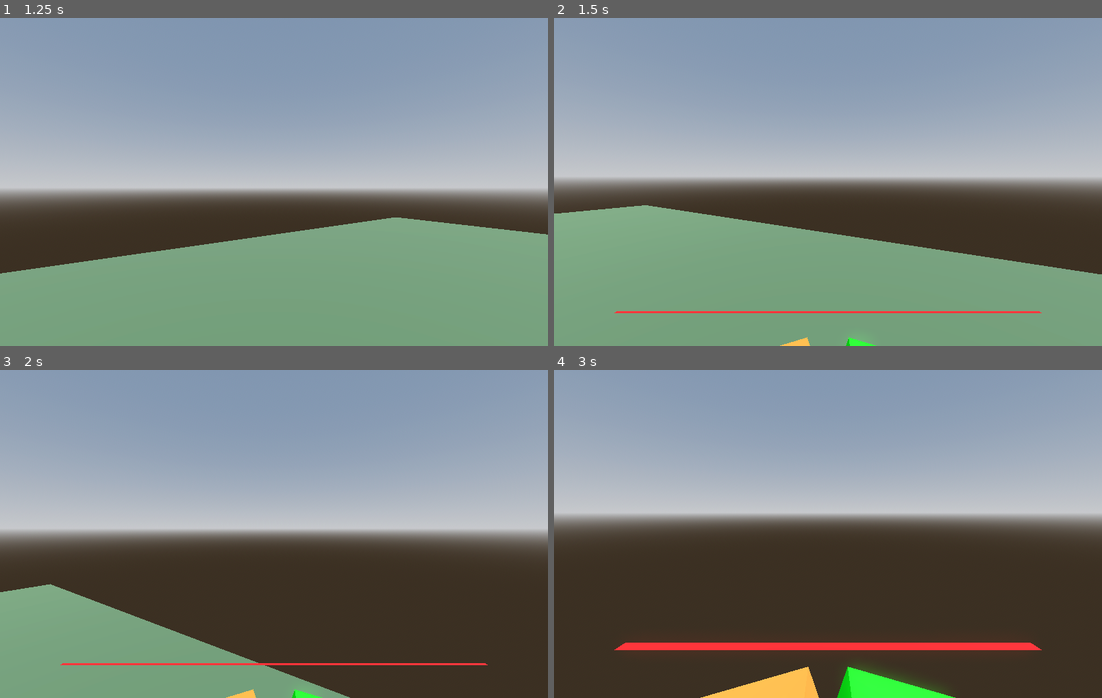
Above: before the commit, frames 1-4 (two rows, left to right).
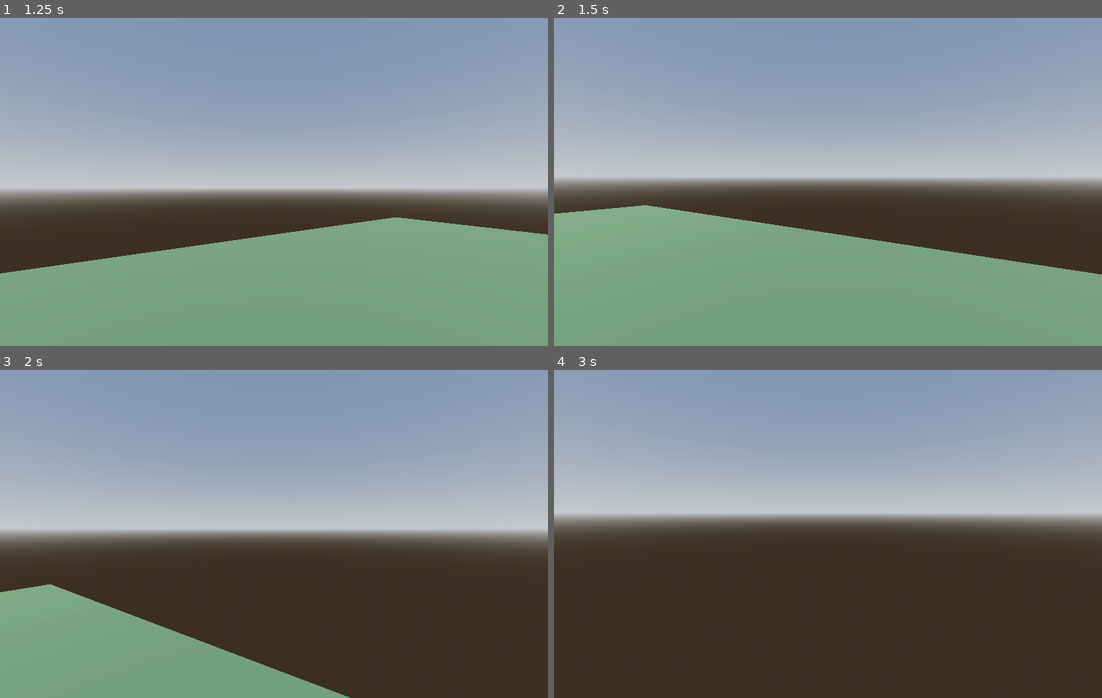
Above: after the commit, the same moments.

Repository: marcolatellafrias/character-parametric
Game: Godot game, scene res://Scenes/Demo.tscn
The game is run twice, just before and just after one commit, with the same random seed, the same clock (stepped at 60 frames per second) and the same inputs.
Inputs (mouse positions are in pixels of both pictures, inside the frame that each line leads up to):
- Up to frame 1 (1.25 s): tap Enter at 0.5 s; move the mouse to (301, 182) at 0.52 s; hold W (move_forward) from 0.53 s (still down); hold E from 0.53 s (still down); tap Space (jump) at 0.77 s
- Up to frame 2 (1.5 s): keep holding W (move_forward); move the mouse to (800, 182) at 1.27 s; release E at 1.28 s; tap Q at 1.35 s
- Up to frame 3 (2 s): keep holding W (move_forward); tap Space (jump) at 1.52 s
- Up to frame 4 (3 s): keep holding W (move_forward); move the mouse to (838, 527) at 2.02 s; hold E 2.03-2.78 s; tap Space (jump) at 2.75 s; move the mouse to (822, 540) at 2.77 s; tap Q at 2.85 s

Frame 1 is identical in both runs. In frame 2, 0.6% of the frame differs, in the area x 11-89%, y 89-100%; in frame 3, 0.6%; in frame 4, 4.0%, in the area x 11-89%, y 83-100%.

Commit message:
Descripción del cambio (por ejemplo: agregar animación de salto)

Diff:
--- a/Scenes/Demo.tscn
+++ b/Scenes/Demo.tscn
@@ -129,13 +129,13 @@
 transform = Transform3D(1, 0, 0, 0, 1, 0, 0, 0, 1, 0, 1.7772312, 0)
 
 [node name="BoneInstantiator" type="Node3D" parent="player_root/player_controller"]
-transform = Transform3D(1, 0, 0, 0, 1, 0, 0, 0, 1, 0, 0.9597645, 0)
+transform = Transform3D(1, 0, 0, 0, 1, 0, 0, 0, 1, 0, 0.6820402, 0)
 script = ExtResource("6_ecetj")
 
 [node name="ik_targets" type="Node3D" parent="player_root"]
 
 [node name="Mirror3D" parent="." instance=ExtResource("8_ecetj")]
-transform = Transform3D(0.8666269, 0, -0.49895668, 0, 1, 0, 0.49895668, 0, 0.8666269, -0.33899403, 1.3730404, -2.981861)
+transform = Transform3D(0.9997644, 0, -0.021710187, 0, 1, 0, 0.021710187, 0, 0.9997644, -1.1451263, 1.4841802, -7.865616)
 size = Vector2(5, 3)
 
 [node name="jointTest" type="Node3D" parent="."]
@@ -155,7 +155,3 @@
 
 [node name="TestSlab2" parent="jointTest" instance=ExtResource("9_oilx1")]
 transform = Transform3D(1, 0, 0, 0, 1, 0, 0, 0, 1, 0, 3.8081498, -7.2051997)
-
-[node name="RayCast3D" type="RayCast3D" parent="."]
-transform = Transform3D(1, 0, 0, 0, 1, 0, 0, 0, 1, 4.0701647, 0, 0)
-target_position = Vector3(0, 4, 0)
--- a/scripts/bone_instantiator.gd
+++ b/scripts/bone_instantiator.gd
@@ -37,7 +37,7 @@
 		initialize_skeleton()
 
 #Step sizes
-var step_radius_walk := 0.1
+var step_radius_walk := 0.4
 var step_radius_turn := 0.05
 
 #IK variables
@@ -148,10 +148,12 @@
 	initialize_skeleton()
 
 func initialize_skeleton() -> void:
+	for bone in get_children():
+		bone.queue_free()
+	for target in ik_targets.get_children():
+		target.queue_free()
+
 	update_sizes()
-
-	for child in get_children():
-		child.queue_free()
 
 	# Hueso raíz
 	lower_spine = CustomBone.create(lower_spine_size, Vector3.ZERO, Color.WHITE_SMOKE)
@@ -230,8 +232,7 @@
 		var collisionPoint : Vector3 = left_leg_raycast.get_collision_point()
 		left_leg_next_target.global_position = collisionPoint
 		if (!left_leg_current_target):
-			left_leg_current_target = Node3D.new()
-			left_leg_current_target.add_child(DebugUtil.create_debug_cube(left_color))
+			left_leg_current_target = create_ik_target(left_color, step_radius_walk)
 			ik_targets.add_child(left_leg_current_target)
 			left_leg_current_target.global_position = collisionPoint
 	right_leg_raycast.force_raycast_update()
@@ -239,7 +240,99 @@
 		var collisionPoint : Vector3 = right_leg_raycast.get_collision_point()
 		right_leg_next_target.global_position = collisionPoint
 		if (!right_leg_current_target):
-			right_leg_current_target = Node3D.new()
-			right_leg_current_target.add_child(DebugUtil.create_debug_cube(right_color))
+			right_leg_current_target = create_ik_target(right_color, step_radius_walk)
 			ik_targets.add_child(right_leg_current_target)
 			right_leg_current_target.global_position = collisionPoint
+	if(left_leg_current_target):
+		solve_leg_ik(left_upper_leg,left_lower_leg,left_leg_current_target.global_position,left_leg_pole.position)
+	if(right_leg_current_target):
+		solve_leg_ik(right_upper_leg,right_lower_leg,right_leg_current_target.global_position,right_leg_pole.position)
+
+func create_ik_target(color: Color, radius: float) -> Node3D:
+	var _ik_target = Node3D.new()
+	_ik_target.add_child(DebugUtil.create_debug_cube(color))
+	_ik_target.add_child(DebugUtil.create_debug_ring(color,radius))
+	return _ik_target
+
+func solve_leg_ik(
+	upper_bone: CustomBone,
+	lower_bone: CustomBone,
+	ik_target: Vector3,
+	pole_target: Vector3
+) -> void:
+	var root_pos  : Vector3 = upper_bone.global_position
+	var target_pos: Vector3 = ik_target
+	var upper_len : float   = upper_bone.length
+	var lower_len : float   = lower_bone.length
+
+	# ---- Direction & reach ----
+	var root_to_target = target_pos - root_pos
+	var total_len = root_to_target.length()
+	var clamped_len = clamp(total_len, 0.001, upper_len + lower_len)
+	var dir_to_target = root_to_target.normalized()
+
+	# ---- Bend plane using pole ----
+	var raw_pole = (pole_target - root_pos).normalized()
+	var right_vec = dir_to_target.cross(raw_pole)
+	if right_vec.length() < 1e-6:
+		right_vec = dir_to_target.orthogonal()
+	var bend_plane_normal = right_vec.normalized()
+	var pole_on_plane = (bend_plane_normal.cross(dir_to_target)).normalized()
+
+	# ---- Knee position (law of cosines) ----
+	var a = upper_len
+	var b = lower_len
+	var c = clamped_len
+	var cosA = clamp((a*a + c*c - b*b) / (2.0 * a * c), -1.0, 1.0)
+	var sinA = sqrt(max(0.0, 1.0 - cosA * cosA))
+	var knee_pos = root_pos + dir_to_target * (cosA * a) + pole_on_plane * (sinA * a)
+
+	# ---- Segment directions ----
+	var upper_dir = (knee_pos - root_pos).normalized()
+	var lower_dir = (target_pos - knee_pos).normalized()
+
+	# ---- Positions (if your rig expects them) ----
+	upper_bone.global_position = root_pos
+	lower_bone.global_position = knee_pos
+
+	# ---- Build world bases directly from REST -> POSE mapping ----
+	var upper_rest = Basis.from_euler(upper_bone.rest_rotation)
+	var lower_rest = Basis.from_euler(lower_bone.rest_rotation)
+
+	upper_bone.global_transform.basis = _pose_from_rest_to(upper_dir, pole_on_plane, upper_rest)
+	lower_bone.global_transform.basis = _pose_from_rest_to(lower_dir, pole_on_plane, lower_rest)
+
+	# (Optional) Sanity check
+	# print(upper_bone.global_transform.basis.y.dot(upper_dir))
+	# print(lower_bone.global_transform.basis.y.dot(lower_dir))
+
+func _pose_from_rest_to(dir: Vector3, pole: Vector3, rest_basis: Basis) -> Basis:
+	var y = dir.normalized()
+
+	# 1) Shortest-arc rotation that moves REST +Y onto desired direction
+	var rest_y = rest_basis.y.normalized()
+	var c = clamp(rest_y.dot(y), -1.0, 1.0)
+	var align: Basis
+	if c > 0.999999:
+		align = Basis() # already aligned
+	elif c < -0.999999:
+		var axis = rest_y.orthogonal().normalized()
+		align = Basis(axis, PI) # 180° flip
+	else:
+		var axis = rest_y.cross(y).normalized()
+		var angle = acos(c)
+		align = Basis(axis, angle)
+
+	# 2) Twist around the direction so REST X matches the pole projection
+	var projected_pole = (pole - y * pole.dot(y)).normalized()
+	if projected_pole.length() < 1e-6:
+		projected_pole = y.orthogonal().normalized()
+
+	var after_align = (align * rest_basis).x.normalized() # reference axis for twist
+	var s = after_align.cross(projected_pole).dot(y)
+	var t = after_align.dot(projected_pole)
+	var twist_angle = atan2(s, t)
+	var twist = Basis(y, twist_angle)
+
+	# Final world basis
+	return twist * align * rest_basis
--- a/scripts/custom_bone.gd
+++ b/scripts/custom_bone.gd
@@ -2,13 +2,16 @@
 extends Node3D
 
 var capsule_dimensions: Vector3
-var initial_rotation: Vector3
+var rest_rotation: Vector3
+var length :float = capsule_dimensions.y :
+		get:  return capsule_dimensions.y
+		set(val): capsule_dimensions.y = val
 
-static func create(new_capsule_dimensions: Vector3, new_initial_rotation: Vector3, new_color: Color,father_bone: CustomBone=null, use_father_end: bool= true) -> CustomBone:
+static func create(new_capsule_dimensions: Vector3, new_rest_rotation: Vector3, new_color: Color,father_bone: CustomBone=null, use_father_end: bool= true) -> CustomBone:
 	#Instancio
 	var bone := preload("res://Scenes/custom_bone.tscn").instantiate() as CustomBone
 	bone.capsule_dimensions = new_capsule_dimensions
-	bone.initial_rotation = new_initial_rotation
+	bone.rest_rotation = new_rest_rotation
 
 	#Añado esfera en el pivot para debug
 	var pivot_mesh_instance := MeshInstance3D.new()
@@ -40,7 +43,7 @@
 		bone.position = father_bone.get_end_position() if use_father_end else Vector3.ZERO
 
 	# Roto el nodo en base a la rotacion inicial, tomando en cuenta la rotacion del padre para que no se acumulen (ya que es local)
-	bone.rotation = (+father_bone.initial_rotation + new_initial_rotation) if father_bone else new_initial_rotation
+	bone.rotation = (+father_bone.rest_rotation + new_rest_rotation) if father_bone else new_rest_rotation
 	if father_bone:
 		father_bone.add_child(bone)
 	return bone
@@ -56,29 +59,29 @@
 static func createFromToLeft(new_parent: CustomBone, new_capsule_dimensions: Vector3, y_offset_rotation: float, z_offset_rotation: float, new_color: Color, use_parent_end_as_pivot: bool) -> CustomBone:
 	var base_rotation := Vector3(0, 0, deg_to_rad(90))
 	var offset_rotation := Vector3(0.0, y_offset_rotation, z_offset_rotation)
-	var final_initial_rotation := base_rotation + offset_rotation
-	return create(new_capsule_dimensions, final_initial_rotation, new_color, new_parent, use_parent_end_as_pivot)
+	var final_rest_rotation := base_rotation + offset_rotation
+	return create(new_capsule_dimensions, final_rest_rotation, new_color, new_parent, use_parent_end_as_pivot)
 
 static func createFromToRight(new_parent: CustomBone, new_capsule_dimensions: Vector3, y_offset_rotation: float, z_offset_rotation: float, new_color: Color, use_parent_end_as_pivot: bool) -> CustomBone:
 	var base_rotation := Vector3(0, 0, deg_to_rad(-90))
 	var offset_rotation := Vector3(0.0, y_offset_rotation, z_offset_rotation)
-	var final_initial_rotation := base_rotation + offset_rotation
-	return create(new_capsule_dimensions, final_initial_rotation, new_color, new_parent, use_parent_end_as_pivot)
+	var final_rest_rotation := base_rotation + offset_rotation
+	return create(new_capsule_dimensions, final_rest_rotation, new_color, new_parent, use_parent_end_as_pivot)
 
 static func createFromToDown(new_parent: CustomBone, new_capsule_dimensions: Vector3, z_offset_rotation: float, x_offset_rotation: float, new_color: Color, use_parent_end_as_pivot: bool) -> CustomBone:
 	var base_rotation := Vector3(deg_to_rad(180), 0, 0)
 	var offset_rotation := Vector3(x_offset_rotation, 0.0, z_offset_rotation)
-	var final_initial_rotation :=  base_rotation + offset_rotation
-	return create(new_capsule_dimensions, final_initial_rotation, new_color, new_parent, use_parent_end_as_pivot)
+	var final_rest_rotation :=  base_rotation + offset_rotation
+	return create(new_capsule_dimensions, final_rest_rotation, new_color, new_parent, use_parent_end_as_pivot)
 
 static func createFromToUp(new_parent: CustomBone, new_capsule_dimensions: Vector3, z_offset_rotation: float, x_offset_rotation: float, new_color: Color, use_parent_end_as_pivot: bool) -> CustomBone:
 	var base_rotation := Vector3(0, 0, 0)
 	var offset_rotation := Vector3(x_offset_rotation, 0.0, z_offset_rotation)
-	var final_initial_rotation := base_rotation + offset_rotation
-	return create(new_capsule_dimensions, final_initial_rotation, new_color, new_parent, use_parent_end_as_pivot)
+	var final_rest_rotation := base_rotation + offset_rotation
+	return create(new_capsule_dimensions, final_rest_rotation, new_color, new_parent, use_parent_end_as_pivot)
 
 static func createFromToForward(new_parent: CustomBone, new_capsule_dimensions: Vector3, y_offset_rotation: float, z_offset_rotation: float, new_color: Color, use_parent_end_as_pivot: bool) -> CustomBone:
 	var base_rotation := Vector3(-deg_to_rad(90), 0, 0)
 	var offset_rotation := Vector3(0.0, y_offset_rotation, z_offset_rotation)
-	var final_initial_rotation := base_rotation + offset_rotation
-	return create(new_capsule_dimensions, final_initial_rotation, new_color, new_parent, use_parent_end_as_pivot)
+	var final_rest_rotation := base_rotation + offset_rotation
+	return create(new_capsule_dimensions, final_rest_rotation, new_color, new_parent, use_parent_end_as_pivot)
--- a/scripts/debug_util.gd
+++ b/scripts/debug_util.gd
@@ -28,9 +28,31 @@
 	var mesh_instance := MeshInstance3D.new()
 	var cube := BoxMesh.new()
 	mesh_instance.mesh = cube
-	mesh_instance.scale = Vector3(0.1,0.1,0.1)
+	mesh_instance.scale = Vector3(0.05,0.05,0.05)
 
 	var material := StandardMaterial3D.new()
 	material.albedo_color = color
 	mesh_instance.material_override = material
 	return mesh_instance
+
+static func create_debug_ring(color: Color, radius: float, segments: int = 64) -> MeshInstance3D:
+	var mesh_instance := MeshInstance3D.new()
+	var st := SurfaceTool.new()
+	st.begin(Mesh.PRIMITIVE_LINE_STRIP)
+
+	for i in range(segments + 1):
+		var angle := TAU * float(i) / float(segments)
+		var x := cos(angle) * radius
+		var z := sin(angle) * radius
+		st.set_color(color)
+		st.add_vertex(Vector3(x, 0, z))
+
+	var mesh := st.commit()
+	mesh_instance.mesh = mesh
+
+	var material := StandardMaterial3D.new()
+	material.albedo_color = color
+	material.shading_mode = BaseMaterial3D.SHADING_MODE_UNSHADED
+	mesh_instance.material_override = material
+
+	return mesh_instance
